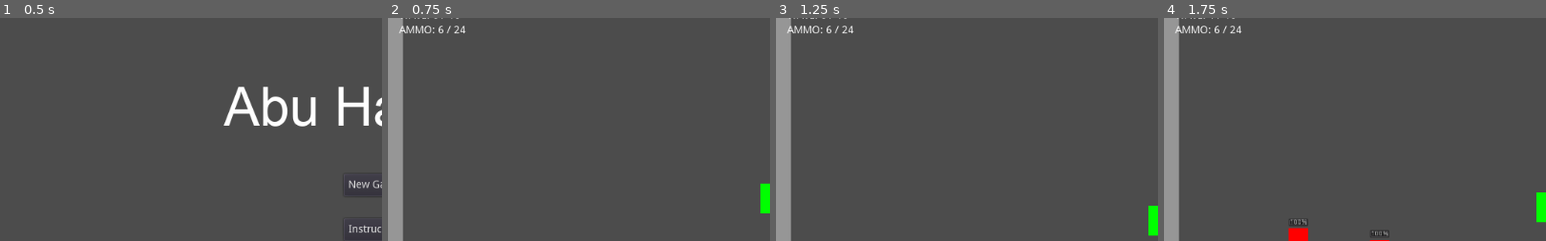
Above: before the commit, frames 1-4 (left to right).
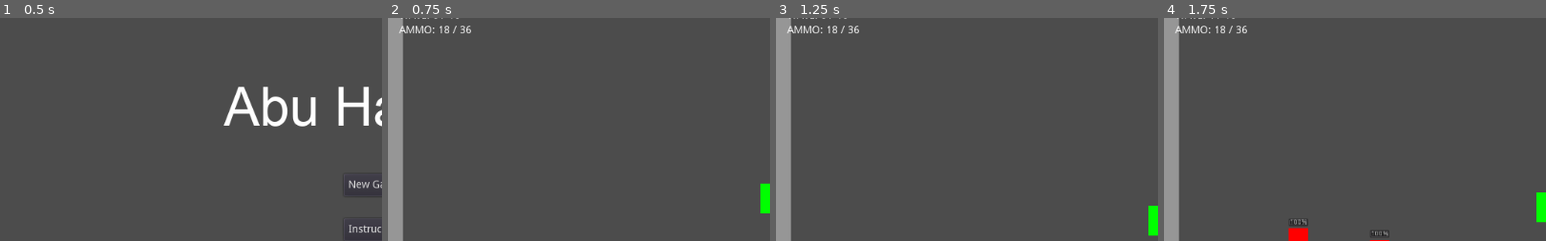
Above: after the commit, the same moments.

Repository: deengames/abu-hamid-x
Game: Godot game, scene res://prototype/MainMenu.tscn
Same seed, same stepped clock (60 frames per second), same inputs: the game is played once before the commit and once after it.
Inputs (mouse positions are % of the whole screen's width and height, from its top left):
- Up to frame 1 (0.5 s): no input
- Up to frame 2 (0.75 s): click "New Game" at 0.5 s
- Up to frame 3 (1.25 s): no input
- Up to frame 4 (1.75 s): tap Enter at 1.25 s; move the mouse to (45, 70) at 1.27 s; hold W (move_up) from 1.28 s (still down); click (45, 70) at 1.35 s; tap Space (jump) at 1.52 s
The pictures show only the part of the screen within x 0-50%, y 10-60%; the shares and areas given below are measured in that part.

Frame 1 is identical in both runs. In frame 2, 0.2% of the frame differs, in the area x 13-22%, y 3-7%; in frame 3, 0.2%; in frame 4, 0.2%.

Commit message:
Buff gun damage, clip size, reload speed

Diff:
--- a/prototype/Bullet/Bullet.tscn
+++ b/prototype/Bullet/Bullet.tscn
@@ -19,7 +19,7 @@
 script = ExtResource( 1 )
 _sections_unfolded = [ "Transform" ]
 bullet_speed = 1500
-damage_to_deal = 1
+damage_to_deal = 2
 
 [node name="CollisionShape2D" type="CollisionShape2D" parent="." index="0"]
 
--- a/prototype/Character/Player/Player.gd
+++ b/prototype/Character/Player/Player.gd
@@ -24,15 +24,15 @@
 signal num_bullet_change(new_clip, new_outside)
 
 var is_using_jetpack = false
-var fuel = max_jetpack_fuel
+onready var fuel = max_jetpack_fuel
 var is_dead = false
 
 var attack_number = 0 # for flying attacks
 var facing = "none"
 
 var bullet_cls = preload('res://prototype/Bullet/Bullet.tscn')
-var bullets_outside_clip = starting_bullets - clip_size
-var bullets_in_clip = clip_size
+onready var bullets_outside_clip = starting_bullets - clip_size
+onready var bullets_in_clip = clip_size
 var reloading = false
 
 onready var reload_timer = $ReloadTimer  # cache for faster use
--- a/prototype/Character/Player/Player.tscn
+++ b/prototype/Character/Player/Player.tscn
@@ -11,7 +11,7 @@
 custom_solver_bias = 0.0
 extents = Vector2( 15, 25 )
 
-[node name="Player" index="0" instance=ExtResource( 1 )]
+[node name="Player" instance=ExtResource( 1 )]
 
 gravity_scale = 2.0
 script = ExtResource( 2 )
@@ -28,9 +28,9 @@
 num_attacks_to_fly = 3
 flying_impulse_velocity = 4500
 flying_attack_min_velocity = 600
-clip_size = 6
-seconds_to_reload = 1.5
-starting_bullets = 30
+clip_size = 18
+seconds_to_reload = 1.0
+starting_bullets = 54
 
 [node name="Collision" parent="." index="0"]
 
